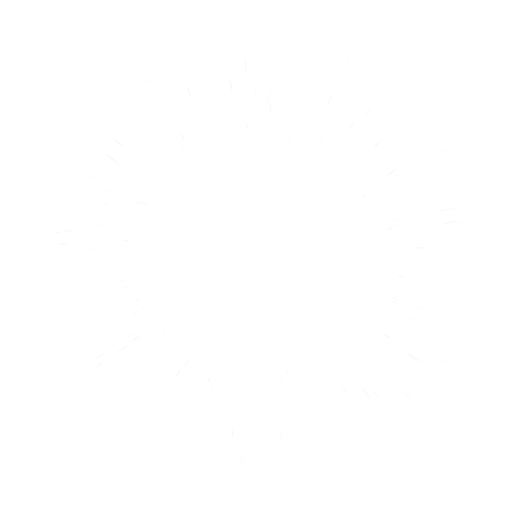
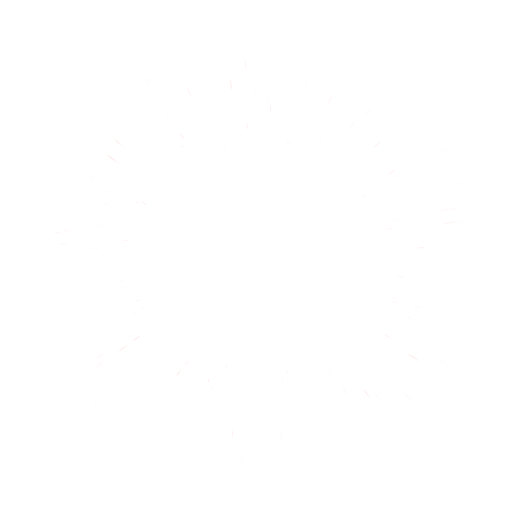
Two versions of the same layered image (512 × 512). Layer-by-layer changes:
painted on "final" over <box>54,60,463,463</box>